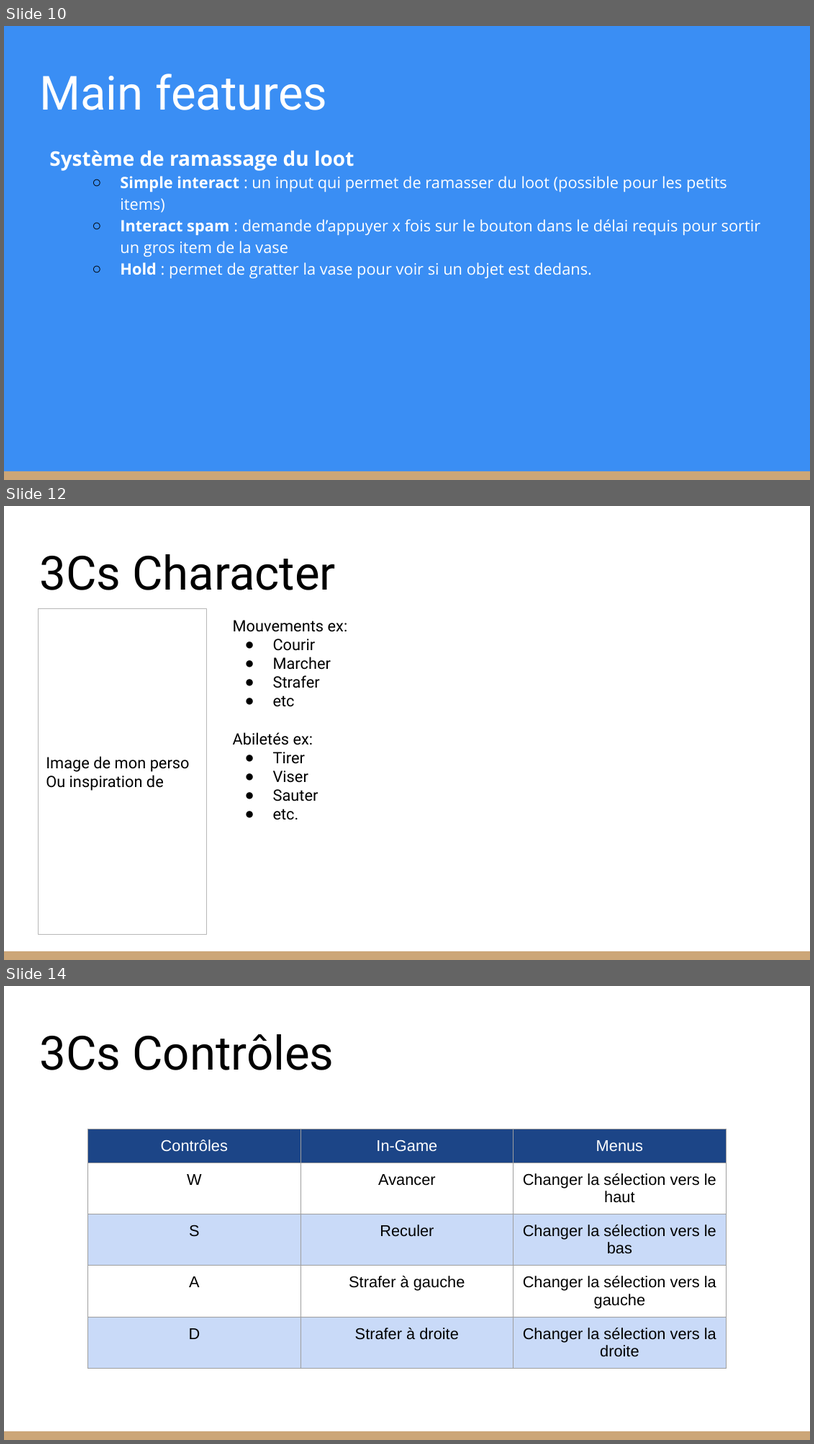
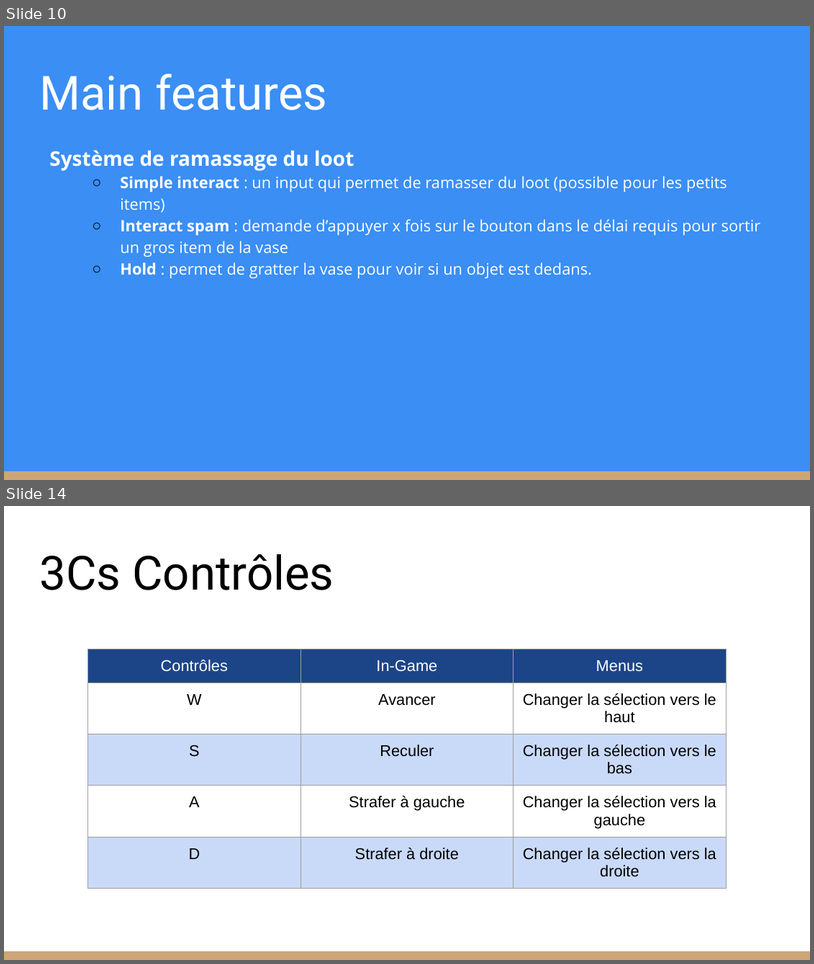
Before and after one commit to KevinBachelierBart/TPGeneraux, a slide deck: Bachelier_Kevin_SintaZaranie.pptx. Shown one above the other, each under a label of ours: slides 10, 12 and 14 before the commit, slides 10 and 14 after it; the slides between them are not shown. The pictures are 814x1444 and 814x964 pixels, drawn with LibreOffice and Linux fonts; fonts in the diff are those of the drawing. Boxes give left, top, right and bottom in pixels: in the first picture for what was removed or moved away, otherwise in the second. Text is boxed around its words. In the diff, an @@ line names an element or a change of style, - is before the commit and + after.

```diff
--- a/Bachelier_Kevin_SintaZaranie.pptx
+++ b/Bachelier_Kevin_SintaZaranie.pptx
@@ slide 12 removed at (x1=4, y1=506, x2=810, y2=960), background #FFFFFF; not listed: 1 template element that a slide beside it also shows @@
@@ title removed at (x1=39, y1=554, x2=336, y2=590) @@
-3Cs Character
@@ rectangle removed at (x1=38, y1=608, x2=207, y2=934) @@
-Image de mon perso
-Ou inspiration de
@@ text removed at (x1=233, y1=620, x2=348, y2=820) @@
-Mouvements ex:
-● Courir
-● Marcher
-● Strafer
-● etc
-Abiletés ex:
-● Tirer
-● Viser
-● Sauter
-● etc.
```
Also in this commit, not shown: 2 slides changed, 1 slide added.
